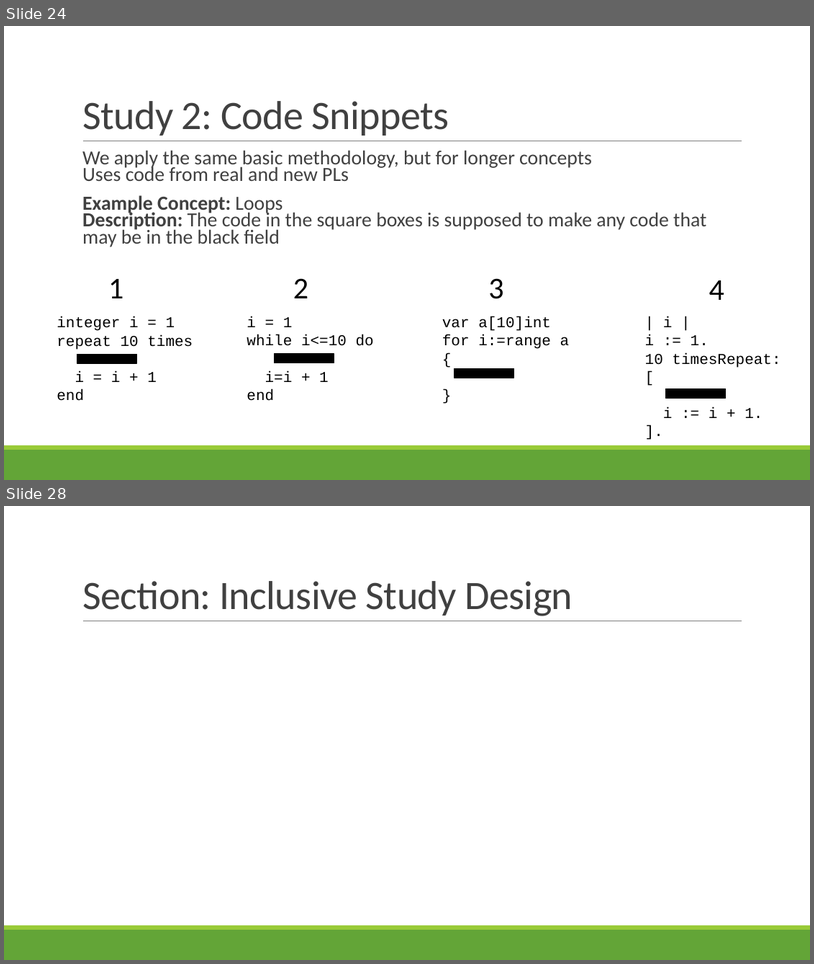
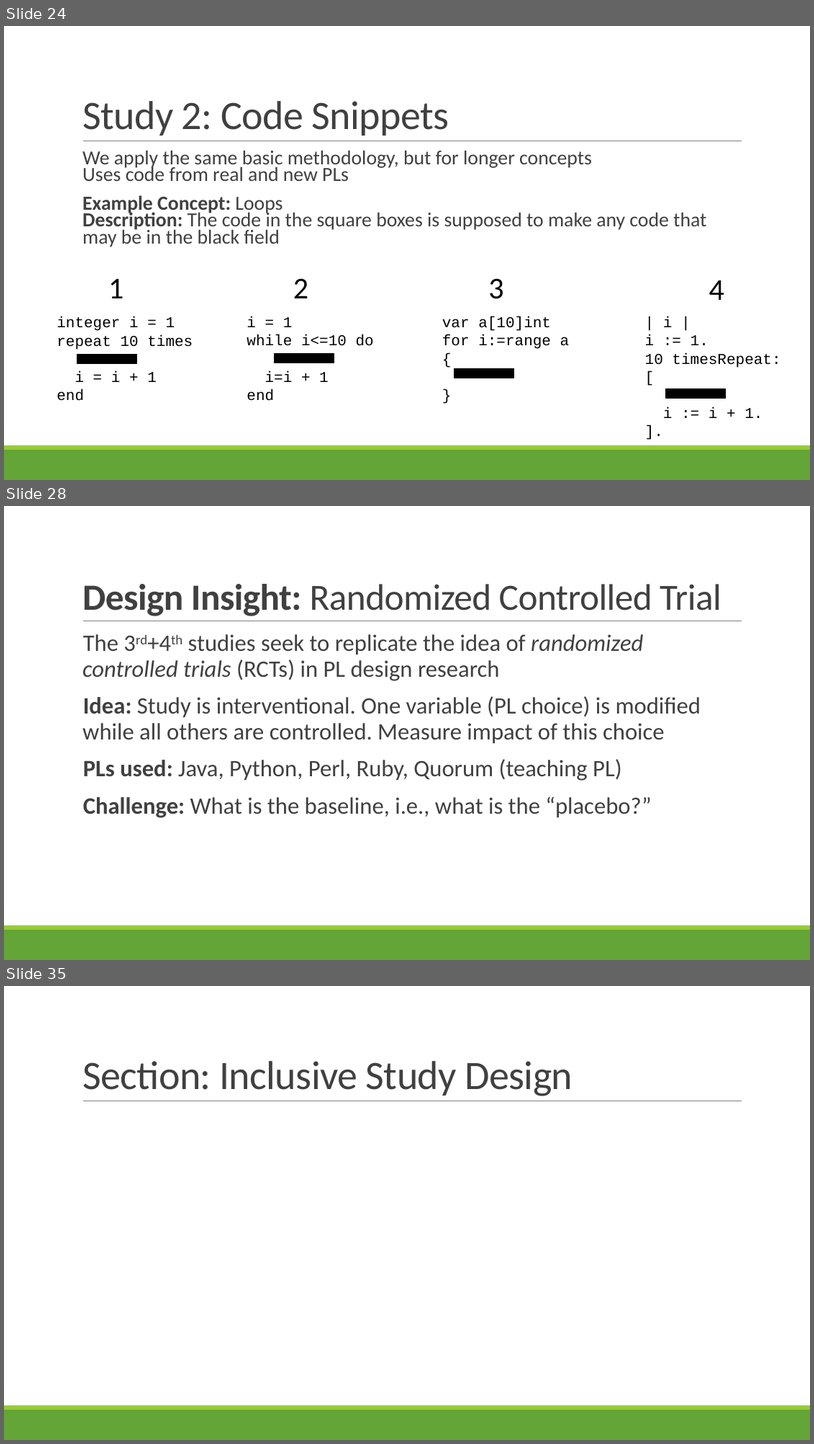
Before and after one commit to rbohrer/pl-course, a slide deck: LectureSlides/09Design2.pptx. Shown one above the other, each under a label of ours: slides 24 and 28 before the commit, slides 24, 28 and 35 after it; the slides between them are not shown. The pictures are 814x964 and 814x1444 pixels, drawn with LibreOffice and Linux fonts; fonts in the diff are those of the drawing. Boxes give left, top, right and bottom in pixels: in the first picture for what was removed or moved away, otherwise in the second. Text is boxed around its words. In the diff, an @@ line names an element or a change of style, - is before the commit and + after.

```diff
--- a/LectureSlides/09Design2.pptx
+++ b/LectureSlides/09Design2.pptx
@@ slide 28 added at box(4, 506, 810, 960), background #FFFFFF; not listed: 3 template elements that a slide beside it also shows @@
@@ title added at box(82, 584, 722, 616), 44 pt, text #404040 @@
+Design Insight: Randomized Controlled Trial
@@ text added at box(82, 634, 702, 818), 28 pt, text #404040 @@
+  The 3rd+4th studies seek to replicate the idea of randomized controlled trials (RCTs) in PL design research
+  Idea: Study is interventional. One variable (PL choice) is modified while all others are controlled. Measure impact of this choice
+  PLs used: Java, Python, Perl, Ruby, Quorum (teaching PL)
+  Challenge: What is the baseline, i.e., what is the “placebo?”
@@ what was slide 28 is now slide 35 @@
```
Also in this commit, not shown: 2 slides changed, 15 other slides added, 1 slide removed.
